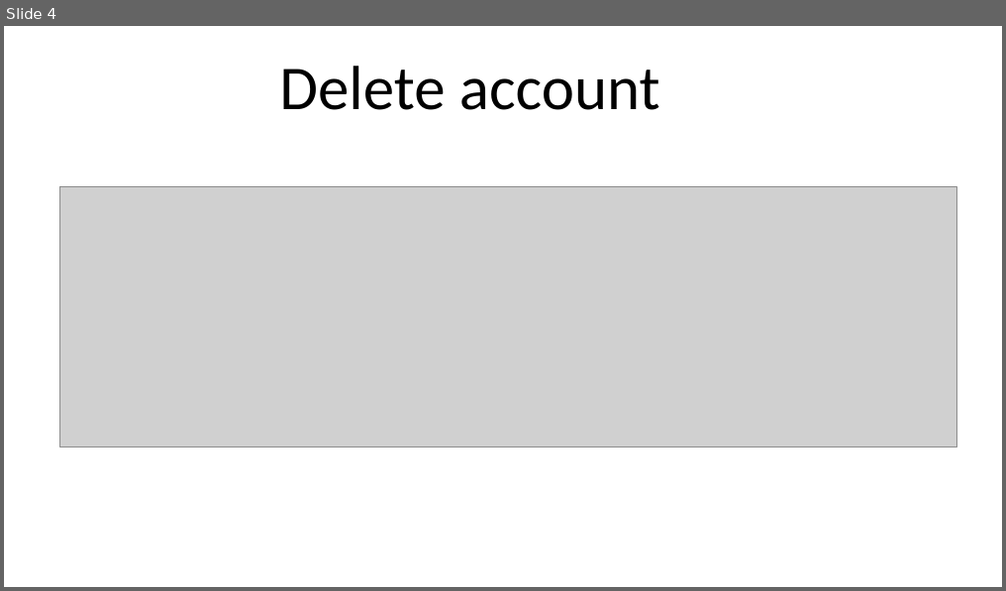
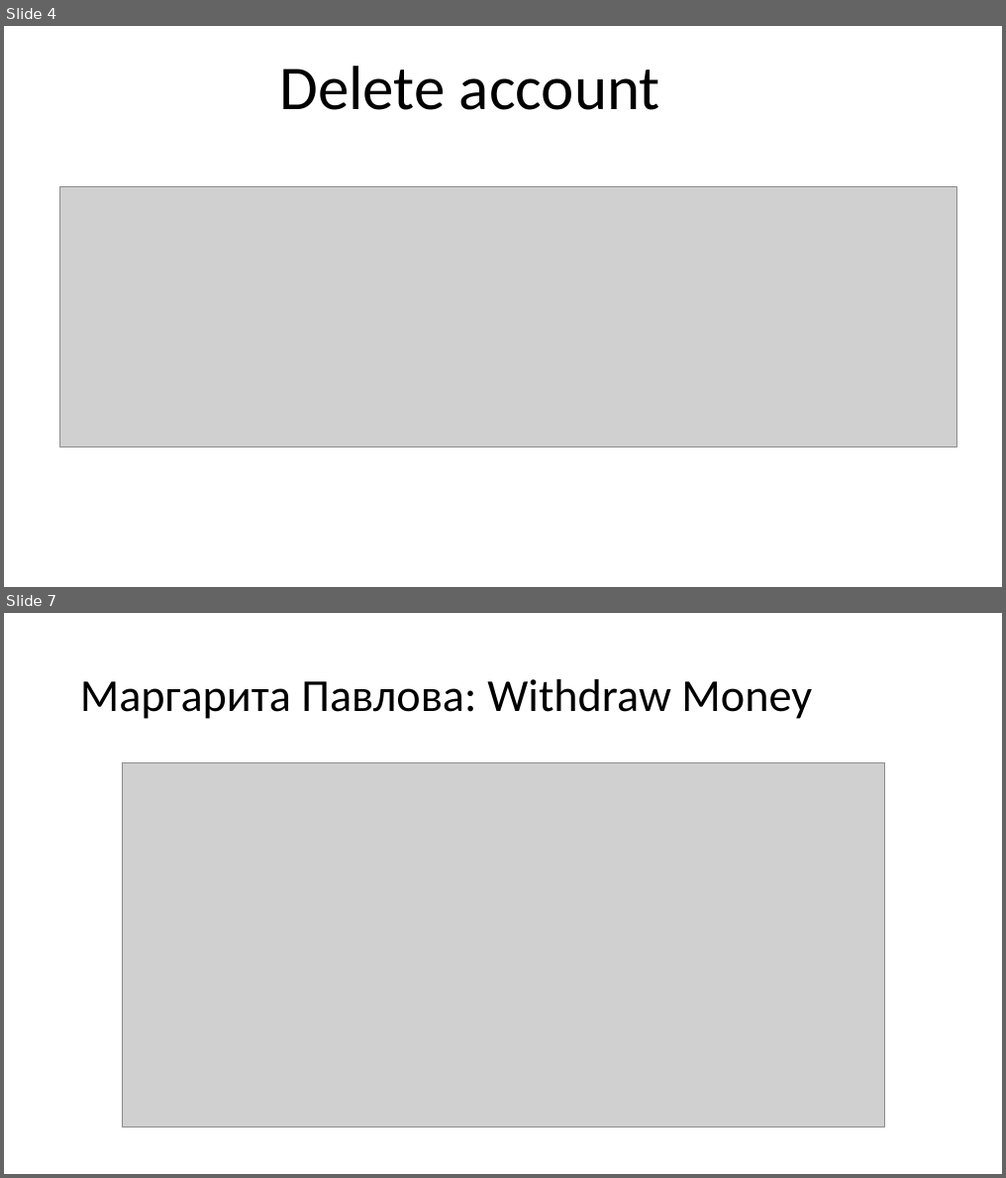
Before and after one commit to maxfirecheetah2/Bank, a slide deck: BankSystem/Presentation.pptx. Shown one above the other, each under a label of ours: slide 4 before the commit, slides 4 and 7 after it; the slides between them are not shown. The pictures are 1006x591 and 1006x1178 pixels, drawn with LibreOffice and Linux fonts; fonts in the diff are those of the drawing; grey boxes stand for pictures. Boxes give left, top, right and bottom in pixels: in the first picture for what was removed or moved away, otherwise in the second. Text is boxed around its words. In the diff, an @@ line names an element or a change of style, - is before the commit and + after.

```diff
--- a/BankSystem/Presentation.pptx
+++ b/BankSystem/Presentation.pptx
@@ slide 7 added at (4,613,1002,1174), background #FFFFFF @@
@@ title added at (80,679,812,719), 44 pt, text #000000 @@
+Маргарита Павлова: Withdraw Money
@@ picture added at (122,762,884,1128) @@
```
Also in this commit, not shown: 9 other slides added, 1 slide removed.
